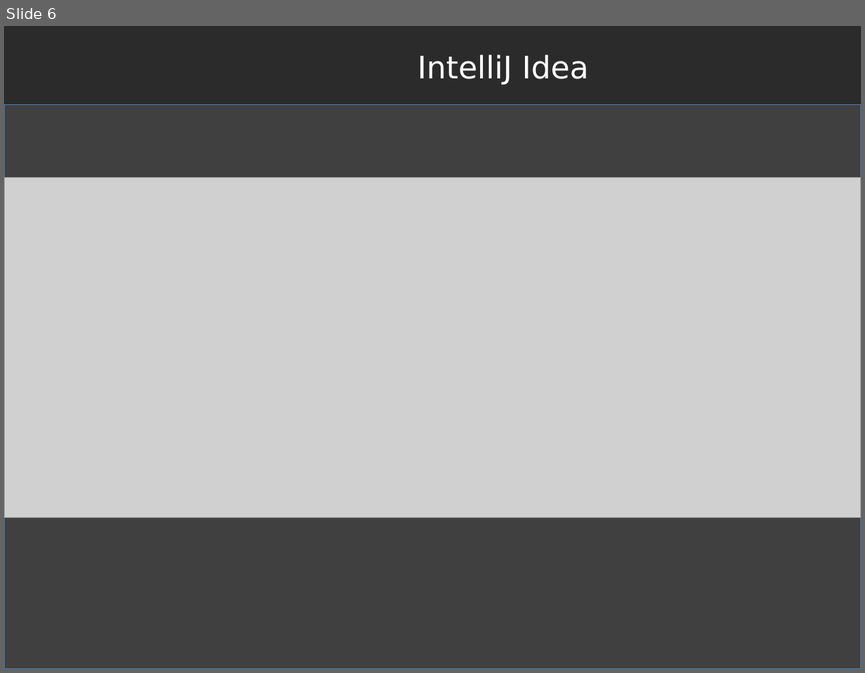
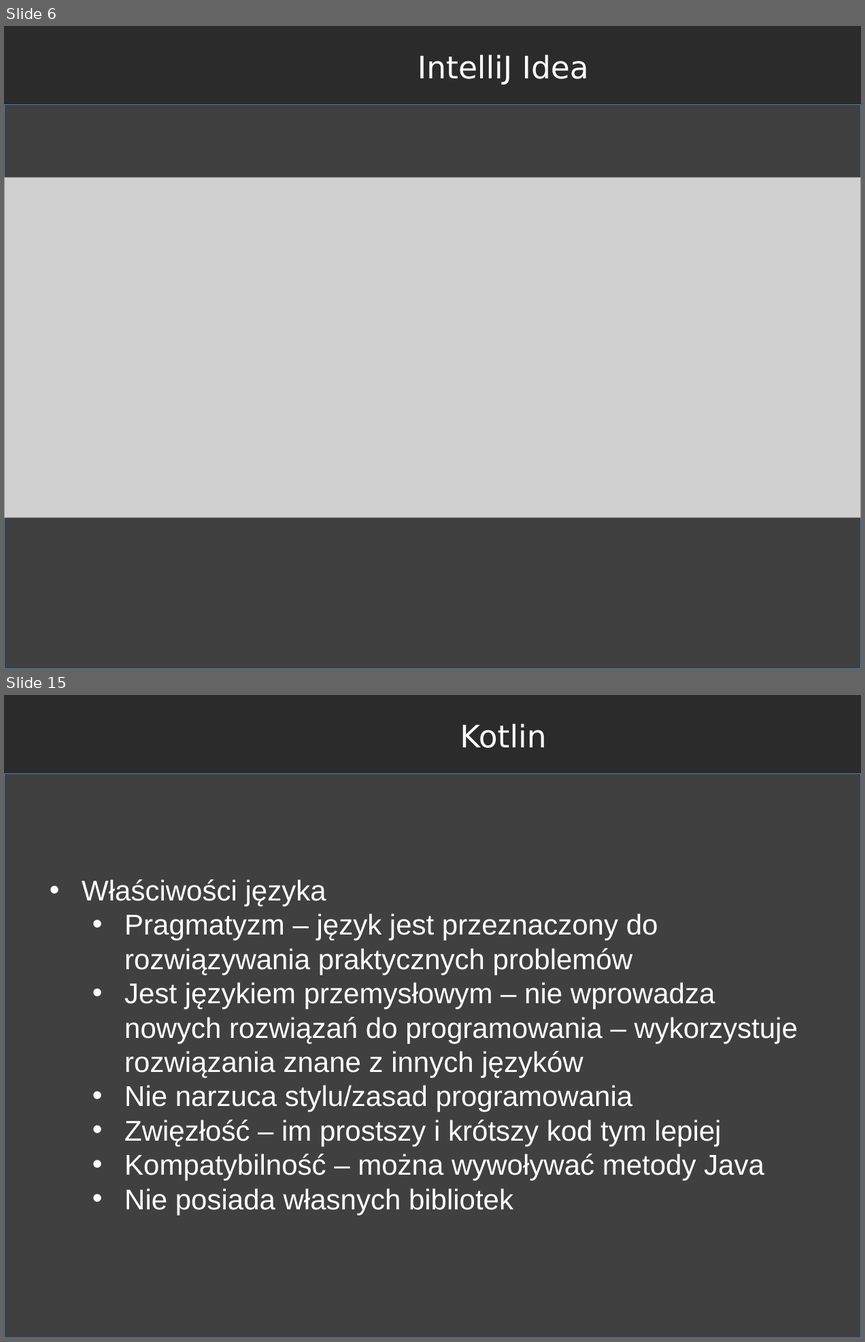
Before and after one commit to RafLew84/WpumKJ, a slide deck: 2021-2022/Wykład/Wyklad1.pptx. Shown one above the other, each under a label of ours: slide 6 before the commit, slides 6 and 15 after it; the slides between them are not shown. The pictures are 865x673 and 865x1342 pixels, drawn with LibreOffice and Linux fonts; fonts in the diff are those of the drawing; grey boxes stand for pictures; background and template pictures are left out; a plain dark background stands for a picture behind light text. Boxes give left, top, right and bottom in pixels: in the first picture for what was removed or moved away, otherwise in the second. Text is boxed around its words. In the diff, an @@ line names an element or a change of style, - is before the commit and + after.

```diff
--- a/2021-2022/Wykład/Wyklad1.pptx
+++ b/2021-2022/Wykład/Wyklad1.pptx
@@ slide 15 added at [4, 695, 861, 1338], background picture (left out) @@
@@ text added at [460, 724, 546, 748], 26 pt, text #FFFFFF @@
+Kotlin
@@ rectangle added at [4, 774, 861, 1338], fill #404040, outline #4B7EBC 0.75 pt @@
@@ text added at [82, 879, 798, 1215], 24 pt, text #FFFFFF @@
+• Właściwości języka
+  • Pragmatyzm – język jest przeznaczony do rozwiązywania praktycznych problemów
+  • Jest językiem przemysłowym – nie wprowadza nowych rozwiązań do programowania – wykorzystuje rozwiązania znane z innych języków
+  • Nie narzuca stylu/zasad programowania
+  • Zwięzłość – im prostszy i krótszy kod tym lepiej
+  • Kompatybilność – można wywoływać metody Java
+  • Nie posiada własnych bibliotek
```
Also in this commit, not shown: 1 slide changed, 10 other slides added, 7 other files.
